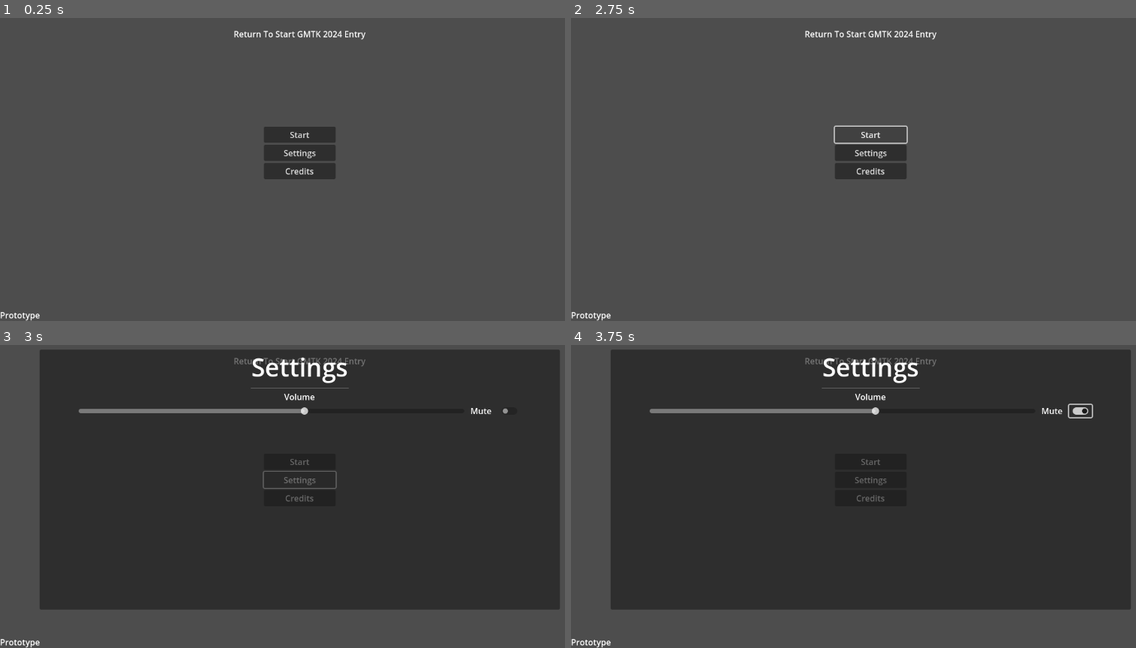
Above: before the commit, frames 1-4 (two rows, left to right).
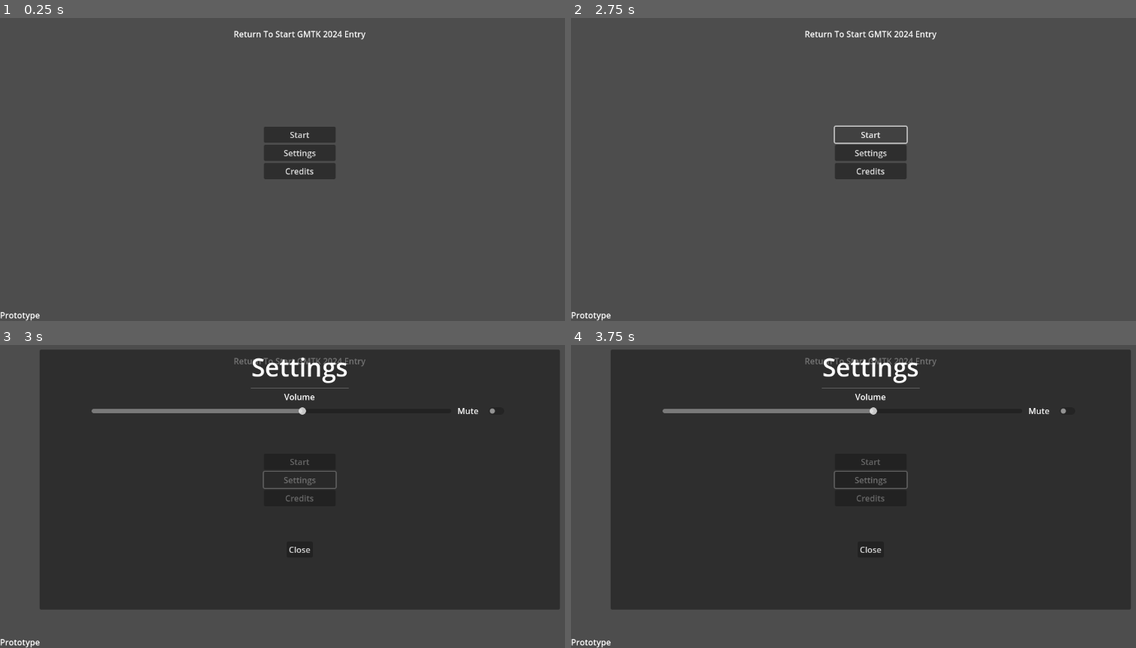
Above: after the commit, the same moments.

Repository: error-27/gmtk2024
Game: Godot game, scene res://scenes/start_screen.tscn
Two runs of this game, one before a commit and one after it. Both use one fixed random seed, a clock stepped at 60 frames per second and the inputs below.
Inputs (mouse positions are in pixels of both pictures, inside the frame that each line leads up to; where the layout moved, square brackets give the same spot in the first picture):
- Up to frame 1 (0.25 s): no input
- Up to frame 2 (2.75 s): click "Start" at 0.5 s; click "Start" at 1.25 s; click "Start" at 2 s
- Up to frame 3 (3 s): click "Settings" at 2.75 s
- Up to frame 4 (3.75 s): click (1068, 411) [1079, 411] at 3.5 s

Frames 1-2 are identical in both runs. In frame 3, 0.2% of the frame differs, in the area x 13-90%, y 20-69%; in frame 4, 0.4%, in the area x 13-93%, y 19-69%.

Commit message:
fixed whatever I broke

Diff:
--- a/scenes/start_screen.tscn
+++ b/scenes/start_screen.tscn
@@ -1,7 +1,6 @@
-[gd_scene load_steps=5 format=3 uid="uid://cjqkuvynpwhks"]
+[gd_scene load_steps=4 format=3 uid="uid://cjqkuvynpwhks"]
 
 [ext_resource type="Script" path="res://scripts/start_screen.gd" id="1_kh8pp"]
-[ext_resource type="Script" path="res://scripts/settings.gd" id="2_vsmyi"]
 
 [sub_resource type="LabelSettings" id="LabelSettings_t0dkd"]
 font_size = 48
@@ -123,53 +122,52 @@
 offset_bottom = -74.0
 grow_horizontal = 2
 grow_vertical = 2
-script = ExtResource("2_vsmyi")
-
-[node name="MarginContainer" type="MarginContainer" parent="SettingsPanel"]
-layout_mode = 1
-anchors_preset = 15
-anchor_right = 1.0
-anchor_bottom = 1.0
-grow_horizontal = 2
-grow_vertical = 2
-
-[node name="VBoxContainer" type="VBoxContainer" parent="SettingsPanel/MarginContainer"]
-layout_mode = 2
-
-[node name="Title" type="VBoxContainer" parent="SettingsPanel/MarginContainer/VBoxContainer"]
+
+[node name="MarginContainer2" type="MarginContainer" parent="SettingsPanel"]
+layout_mode = 1
+anchors_preset = 15
+anchor_right = 1.0
+anchor_bottom = 1.0
+grow_horizontal = 2
+grow_vertical = 2
+theme_override_constants/margin_left = 100
+theme_override_constants/margin_right = 100
+
+[node name="VBoxContainer" type="VBoxContainer" parent="SettingsPanel/MarginContainer2"]
+layout_mode = 2
+
+[node name="Title" type="VBoxContainer" parent="SettingsPanel/MarginContainer2/VBoxContainer"]
 layout_mode = 2
 size_flags_horizontal = 4
 
-[node name="Settings Label" type="Label" parent="SettingsPanel/MarginContainer/VBoxContainer/Title"]
+[node name="Settings Label" type="Label" parent="SettingsPanel/MarginContainer2/VBoxContainer/Title"]
 layout_mode = 2
 text = "Settings
 "
 label_settings = SubResource("LabelSettings_t0dkd")
 horizontal_alignment = 1
 
-[node name="HSeparator" type="HSeparator" parent="SettingsPanel/MarginContainer/VBoxContainer/Title"]
-layout_mode = 2
-
-[node name="Volume" type="VBoxContainer" parent="SettingsPanel/MarginContainer/VBoxContainer"]
-layout_mode = 2
-
-[node name="MarginContainer" type="MarginContainer" parent="SettingsPanel/MarginContainer/VBoxContainer/Volume"]
-layout_mode = 2
-theme_override_constants/margin_left = 75
-theme_override_constants/margin_right = 75
-
-[node name="VBoxContainer" type="VBoxContainer" parent="SettingsPanel/MarginContainer/VBoxContainer/Volume/MarginContainer"]
-layout_mode = 2
-
-[node name="Label" type="Label" parent="SettingsPanel/MarginContainer/VBoxContainer/Volume/MarginContainer/VBoxContainer"]
+[node name="HSeparator" type="HSeparator" parent="SettingsPanel/MarginContainer2/VBoxContainer/Title"]
+layout_mode = 2
+
+[node name="Volume" type="VBoxContainer" parent="SettingsPanel/MarginContainer2/VBoxContainer"]
+layout_mode = 2
+
+[node name="MarginContainer" type="MarginContainer" parent="SettingsPanel/MarginContainer2/VBoxContainer/Volume"]
+layout_mode = 2
+
+[node name="VBoxContainer" type="VBoxContainer" parent="SettingsPanel/MarginContainer2/VBoxContainer/Volume/MarginContainer"]
+layout_mode = 2
+
+[node name="Label" type="Label" parent="SettingsPanel/MarginContainer2/VBoxContainer/Volume/MarginContainer/VBoxContainer"]
 layout_mode = 2
 text = "Volume"
 horizontal_alignment = 1
 
-[node name="HSplitContainer" type="HSplitContainer" parent="SettingsPanel/MarginContainer/VBoxContainer/Volume/MarginContainer/VBoxContainer"]
-layout_mode = 2
-
-[node name="Volume" type="HSlider" parent="SettingsPanel/MarginContainer/VBoxContainer/Volume/MarginContainer/VBoxContainer/HSplitContainer"]
+[node name="HSplitContainer" type="HSplitContainer" parent="SettingsPanel/MarginContainer2/VBoxContainer/Volume/MarginContainer/VBoxContainer"]
+layout_mode = 2
+
+[node name="Volume" type="HSlider" parent="SettingsPanel/MarginContainer2/VBoxContainer/Volume/MarginContainer/VBoxContainer/HSplitContainer"]
 layout_mode = 2
 size_flags_horizontal = 3
 size_flags_vertical = 1
@@ -177,15 +175,39 @@
 max_value = 35.0
 rounded = true
 
-[node name="HSplitContainer" type="HSplitContainer" parent="SettingsPanel/MarginContainer/VBoxContainer/Volume/MarginContainer/VBoxContainer/HSplitContainer"]
-layout_mode = 2
-
-[node name="Label" type="Label" parent="SettingsPanel/MarginContainer/VBoxContainer/Volume/MarginContainer/VBoxContainer/HSplitContainer/HSplitContainer"]
+[node name="HSplitContainer" type="HSplitContainer" parent="SettingsPanel/MarginContainer2/VBoxContainer/Volume/MarginContainer/VBoxContainer/HSplitContainer"]
+layout_mode = 2
+
+[node name="Label" type="Label" parent="SettingsPanel/MarginContainer2/VBoxContainer/Volume/MarginContainer/VBoxContainer/HSplitContainer/HSplitContainer"]
 layout_mode = 2
 text = "Mute"
 
-[node name="Mute" type="CheckButton" parent="SettingsPanel/MarginContainer/VBoxContainer/Volume/MarginContainer/VBoxContainer/HSplitContainer/HSplitContainer"]
-layout_mode = 2
+[node name="Mute" type="CheckButton" parent="SettingsPanel/MarginContainer2/VBoxContainer/Volume/MarginContainer/VBoxContainer/HSplitContainer/HSplitContainer"]
+layout_mode = 2
+
+[node name="MarginContainer" type="MarginContainer" parent="SettingsPanel"]
+layout_mode = 1
+anchors_preset = 15
+anchor_right = 1.0
+anchor_bottom = 1.0
+grow_horizontal = 2
+grow_vertical = 2
+theme_override_constants/margin_left = 75
+theme_override_constants/margin_right = 75
+
+[node name="exit" type="VBoxContainer" parent="SettingsPanel/MarginContainer"]
+layout_mode = 2
+alignment = 2
+
+[node name="MarginContainer" type="MarginContainer" parent="SettingsPanel/MarginContainer/exit"]
+layout_mode = 2
+theme_override_constants/margin_left = 400
+theme_override_constants/margin_right = 400
+theme_override_constants/margin_bottom = 100
+
+[node name="settingsclose" type="Button" parent="SettingsPanel/MarginContainer/exit/MarginContainer"]
+layout_mode = 2
+text = "Close"
 
 [node name="BackgroundMusic" type="AudioStreamPlayer" parent="."]
 stream = SubResource("AudioStream_cn4vv")
@@ -195,5 +217,6 @@
 [connection signal="pressed" from="Buttons/Credits" to="." method="_on_credits_pressed"]
 [connection signal="meta_clicked" from="CreditsPanel/CreditsLabel" to="." method="_on_credits_label_meta_clicked"]
 [connection signal="pressed" from="CreditsPanel/CreditsClose" to="." method="_on_credits_close_pressed"]
-[connection signal="value_changed" from="SettingsPanel/MarginContainer/VBoxContainer/Volume/MarginContainer/VBoxContainer/HSplitContainer/Volume" to="SettingsPanel" method="_on_volume_value_changed"]
-[connection signal="toggled" from="SettingsPanel/MarginContainer/VBoxContainer/Volume/MarginContainer/VBoxContainer/HSplitContainer/HSplitContainer/Mute" to="SettingsPanel" method="_on_mute_toggled"]
+[connection signal="value_changed" from="SettingsPanel/MarginContainer2/VBoxContainer/Volume/MarginContainer/VBoxContainer/HSplitContainer/Volume" to="SettingsPanel" method="_on_volume_value_changed"]
+[connection signal="toggled" from="SettingsPanel/MarginContainer2/VBoxContainer/Volume/MarginContainer/VBoxContainer/HSplitContainer/HSplitContainer/Mute" to="SettingsPanel" method="_on_mute_toggled"]
+[connection signal="pressed" from="SettingsPanel/MarginContainer/exit/MarginContainer/settingsclose" to="." method="_on_settingsclose_pressed"]
--- a/scripts/settings.gd
+++ /dev/null
@@ -1,10 +0,0 @@
-#extends "res://scripts/start_screen.gd"
-extends Panel
-
-
-
-func _on_volume_value_changed(value: float):
-	AudioServer.set_bus_volume_db(0,value/5)   # sets audio volume from 0 to 100 (or whatever the slider is set to)
-
-func _on_mute_toggled(toggled_on: bool) -> void:
-	AudioServer.set_bus_mute(0,toggled_on)    #mute if toggled
--- a/scripts/start_screen.gd
+++ b/scripts/start_screen.gd
@@ -48,6 +48,11 @@
 	#print("Settings Pressed")  #testing button
 	$SettingsPanel.show()
 
+#AudioServer.set_bus_volume_db(0,value/5)   # sets audio volume from 0 to 100 (or whatever the slider is set to)
+#AudioServer.set_bus_mute(0,toggled_on)    #mute if toggled
+
+func _on_settingsclose_pressed():
+	$SettingsPanel.hide()
 
 func _unhandled_key_input(event_press):   # Esc exits settings and credits, maybe not the best function
 	if event_press is InputEventKey and event_press.pressed:  #if pressed
